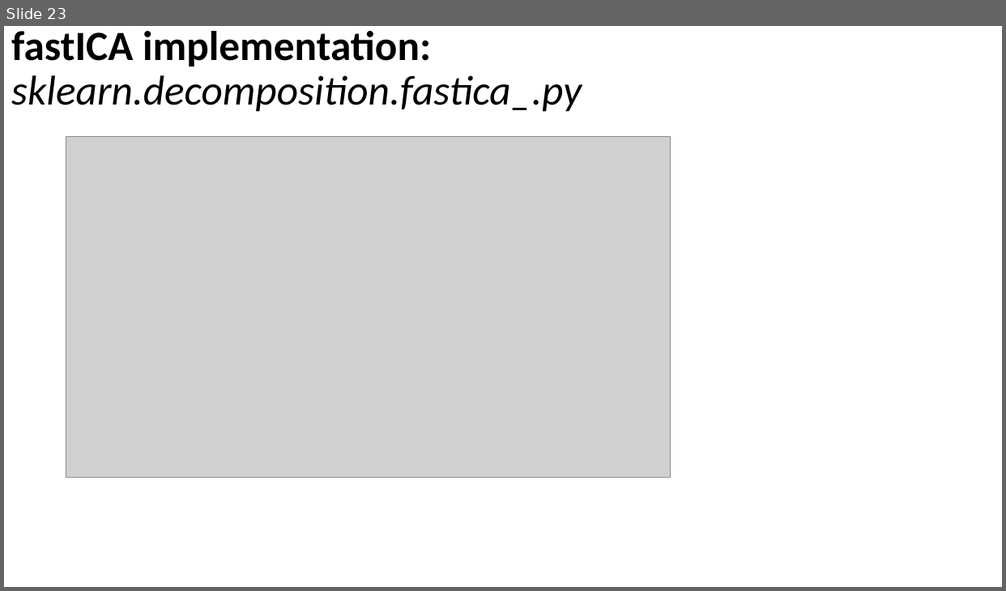
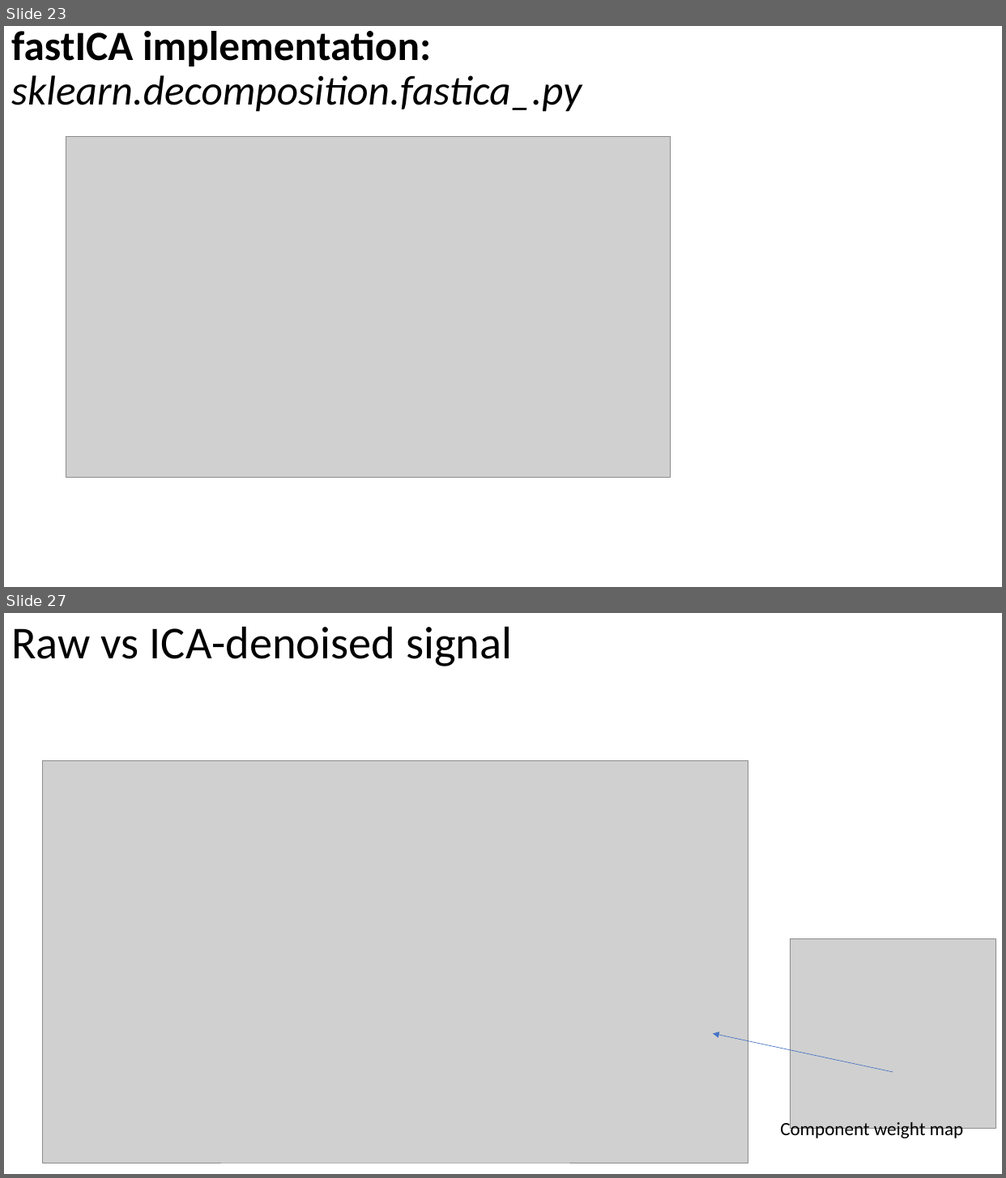
Before and after one commit to russellu/cs405, a slide deck: Lecture_16.pptx. Shown one above the other, each under a label of ours: slide 23 before the commit, slides 23 and 27 after it; the slides between them are not shown. The pictures are 1006x591 and 1006x1178 pixels, drawn with LibreOffice and Linux fonts; fonts in the diff are those of the drawing; grey boxes stand for pictures. Boxes give left, top, right and bottom in pixels: in the first picture for what was removed or moved away, otherwise in the second. Text is boxed around its words. In the diff, an @@ line names an element or a change of style, - is before the commit and + after.

```diff
--- a/Lecture_16.pptx
+++ b/Lecture_16.pptx
@@ slide 27 added at (4,613,1002,1174), background #FFFFFF @@
@@ title added at (11,626,512,666), 44 pt, text #000000 @@
+Raw vs ICA-denoised signal
@@ picture added at (42,760,749,1163) @@
@@ picture added at (790,939,996,1129) @@
@@ arrow added from (893, 1072) to (713, 1033), #4472C4 0.5 pt @@
@@ text added at (780,1119,964,1140), 18 pt, text #000000 @@
+Component weight map
```
Also in this commit, not shown: 5 slides changed, 3 other slides added.
